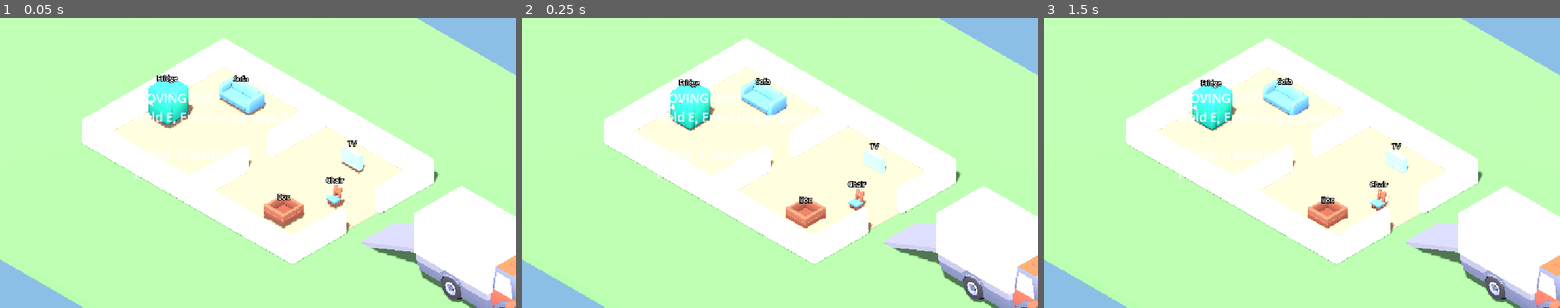
Above: before the commit, frames 1-3 (left to right).
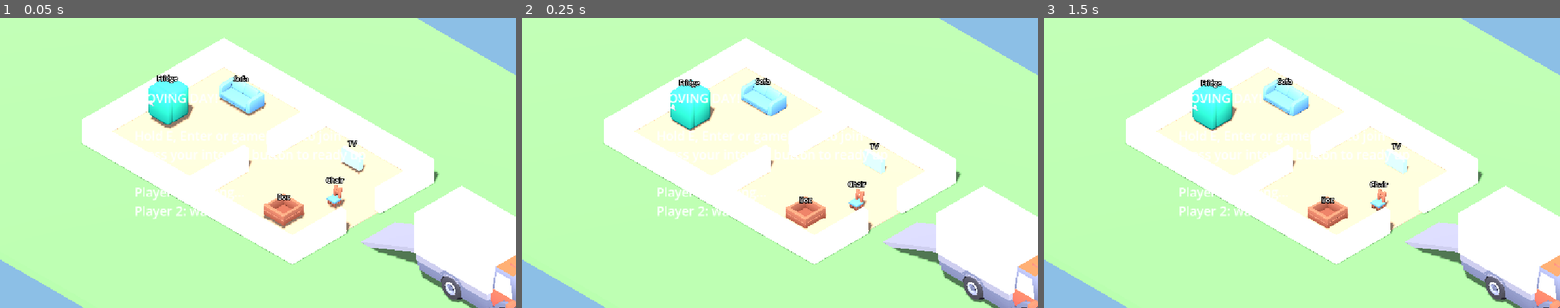
Above: after the commit, the same moments.

Repository: a-bagnall/MovingDay
Game: Godot game, scene res://scenes/levels/test_house.tscn
Same seed, same stepped clock (60 frames per second), same inputs: the game is played once before the commit and once after it.
Inputs:
- Up to frame 1 (0.05 s): no input
- Up to frame 2 (0.25 s): no input
- Up to frame 3 (1.5 s): tap Enter at 0.5 s; hold D 0.53-1.28 s; tap R at 0.6 s; tap Space at 1.25 s; hold S from 1.28 s (still down); tap E at 1.35 s

The runs differ from the first frame. In frame 1, 1.0% of the frame differs, in the area x 26-71%, y 32-70%; in frame 2, 1.0%; in frame 3, 1.0%.

Commit message:
feat(lobby): add ready check with free movement before the job starts

Diff:
--- a/scripts/characters/player.gd
+++ b/scripts/characters/player.gd
@@ -30,6 +30,8 @@
 ## Set each frame by the furniture being carried (1.0 = unencumbered).
 var speed_multiplier: float = 1.0
 var held_furniture: Furniture = null
+## False while in the lobby: players can move but not grab.
+var can_interact := true
 
 var _visual: Node3D
 var _source: int
@@ -121,7 +123,7 @@
 		_prev_input_dir = input_dir.normalized()
 
 	var interact_held := InputSetup.is_interact_pressed(_source)
-	if interact_held and not _interact_prev:
+	if interact_held and not _interact_prev and can_interact:
 		_interact()
 	_interact_prev = interact_held
 
--- a/scripts/contracts/delivery_zone.gd
+++ b/scripts/contracts/delivery_zone.gd
@@ -10,6 +10,8 @@
 @export var size: Vector3 = Vector3(3.0, 2.2, 4.5)
 
 var delivered_items: Array[Furniture] = []
+## False in the lobby: nothing counts as delivered.
+var active := true
 
 var _dwell: Dictionary[Furniture, float] = {}
 
@@ -29,6 +31,8 @@
 
 
 func _physics_process(delta: float) -> void:
+	if not active:
+		return
 	var dwell: Dictionary[Furniture, float] = {}
 	for body in get_overlapping_bodies():
 		var f := body as Furniture
--- a/scripts/furniture/furniture.gd
+++ b/scripts/furniture/furniture.gd
@@ -21,6 +21,8 @@
 var total_damage: float = 0.0
 var in_truck: bool = false
 var is_delivered: bool = false
+## False in the lobby so settling and nudges cost nothing.
+var damage_enabled: bool = true
 
 var _visual: Node3D
 var _grips := PackedVector3Array()
@@ -277,7 +279,7 @@
 # --- damage ---------------------------------------------------------------
 
 func _integrate_forces(state: PhysicsDirectBodyState3D) -> void:
-	if in_truck or _damage_cooldown > 0.0 or data == null:
+	if not damage_enabled or in_truck or _damage_cooldown > 0.0 or data == null:
 		return
 	var worst_dv := 0.0
 	for i in state.get_contact_count():
--- a/scripts/levels/test_house.gd
+++ b/scripts/levels/test_house.gd
@@ -24,24 +24,32 @@
 ## World x of the truck ramp's foot, just outside the east exit.
 const TRUCK_FOOT_X := 7.0
 
+## Spawn point per player id (index = id - 1).
+const PLAYER_SPAWNS := [Vector3(-3.0, 0.1, 2.5), Vector3(-2.0, 0.1, 2.5)]
+
 
 func _ready() -> void:
 	_build_environment()
 	_build_house()
 	var zone := _build_truck()
+	zone.active = false
 	add_child(IsoCamera.new())
 	var items := _spawn_furniture()
 
-	if InputSetup.assigned_count() >= InputSetup.MAX_PLAYERS:
-		_start_job(zone, items)
-		return
-	var join := JoinScreen.new()
-	join.all_joined.connect(_start_job.bind(zone, items))
-	add_child(join)
+	for player_id in range(1, InputSetup.assigned_count() + 1):
+		_spawn_player(player_id)
+	var lobby := Lobby.new()
+	lobby.player_joined.connect(_spawn_player)
+	lobby.started.connect(_start_job.bind(zone, items))
+	add_child(lobby)
 
 
 func _start_job(zone: DeliveryZone, items: Array[Furniture]) -> void:
-	_spawn_players()
+	for player: Player in get_tree().get_nodes_in_group("players"):
+		player.can_interact = true
+	for item in items:
+		item.damage_enabled = true
+	zone.active = true
 	var tracker := ContractTracker.new()
 	add_child(tracker)
 	tracker.setup(zone, items)
@@ -127,15 +135,14 @@
 
 # --- actors ---------------------------------------------------------------
 
-func _spawn_players() -> void:
-	var spawns := [Vector3(-3.0, 0.1, 2.5), Vector3(-2.0, 0.1, 2.5)]
-	for i in 2:
-		var p := Player.new()
-		p.player_id = i + 1
-		if PLAYER_MODELS.has(i + 1):
-			p.model_scene = load(PLAYER_MODELS[i + 1])
-		p.position = spawns[i]
-		add_child(p)
+func _spawn_player(player_id: int) -> void:
+	var p := Player.new()
+	p.player_id = player_id
+	p.can_interact = false
+	if PLAYER_MODELS.has(player_id):
+		p.model_scene = load(PLAYER_MODELS[player_id])
+	p.position = PLAYER_SPAWNS[player_id - 1]
+	add_child(p)
 
 
 func _spawn_furniture() -> Array[Furniture]:
@@ -166,6 +173,7 @@
 
 	var f := Furniture.new()
 	f.data = d
+	f.damage_enabled = false
 	if FURNITURE_MODELS.has(key):
 		f.model_scene = load(FURNITURE_MODELS[key])
 		f.model_scale = FURNITURE_MODEL_SCALE
--- a/scripts/ui/join_screen.gd
+++ /dev/null
@@ -1,51 +0,0 @@
-extends CanvasLayer
-class_name JoinScreen
-## Lets each input source (keyboard scheme or gamepad) claim a player number by
-## holding its interact button. Emits all_joined once every slot is taken.
-
-signal all_joined
-
-const HOLD_TIME := 0.8
-
-var _held: Dictionary[int, float] = {}
-var _label: Label
-
-
-func _ready() -> void:
-	_label = Label.new()
-	_label.position = Vector2(300, 160)
-	_label.add_theme_font_size_override("font_size", 28)
-	add_child(_label)
-
-
-func _process(delta: float) -> void:
-	for source in InputSetup.available_sources():
-		if InputSetup.assigned_count() >= InputSetup.MAX_PLAYERS:
-			break
-		if InputSetup.is_assigned(source):
-			continue
-		if InputSetup.is_interact_pressed(source):
-			var held: float = _held.get(source, 0.0) + delta
-			_held[source] = held
-			if held >= HOLD_TIME:
-				InputSetup.assign(source)
-				_held.erase(source)
-		else:
-			_held.erase(source)
-
-	_update_text()
-	if InputSetup.assigned_count() >= InputSetup.MAX_PLAYERS:
-		all_joined.emit()
-		queue_free()
-
-
-func _update_text() -> void:
-	var lines := PackedStringArray(["MOVING DAY!", "Hold E, Enter or gamepad A to join", ""])
-	for player_id in range(1, InputSetup.MAX_PLAYERS + 1):
-		if player_id <= InputSetup.assigned_count():
-			lines.append("Player %d: %s" % [player_id, InputSetup.describe(InputSetup.source_of(player_id))])
-		else:
-			lines.append("Player %d: waiting..." % player_id)
-	for source in _held:
-		lines.append("Joining: %s %d%%" % [InputSetup.describe(source), roundi(_held[source] / HOLD_TIME * 100.0)])
-	_label.text = "\n".join(lines)
--- /dev/null
+++ b/scripts/ui/lobby.gd
@@ -0,0 +1,97 @@
+extends CanvasLayer
+class_name Lobby
+## Pre-job lobby. Input sources (keyboard scheme or gamepad) join by holding
+## interact and the level spawns that player; each joined player then presses
+## interact to toggle ready. Once everyone is ready a countdown runs, and at
+## zero `started` fires. Un-readying cancels the countdown.
+
+signal player_joined(player_id: int)
+signal started
+
+const HOLD_TIME := 0.8
+const COUNTDOWN_TIME := 5.0
+
+var _held: Dictionary[int, float] = {}
+var _was_pressed: Dictionary[int, bool] = {}
+var _ready_flags: Array[bool] = []
+var _countdown := -1.0
+var _label: Label
+
+
+func _ready() -> void:
+	_ready_flags.resize(InputSetup.MAX_PLAYERS)
+	for player_id in range(1, InputSetup.assigned_count() + 1):
+		var source := InputSetup.source_of(player_id)
+		_was_pressed[source] = InputSetup.is_interact_pressed(source)
+
+	_label = Label.new()
+	_label.position = Vector2(300, 160)
+	_label.add_theme_font_size_override("font_size", 28)
+	add_child(_label)
+
+
+func _process(delta: float) -> void:
+	_poll_joins(delta)
+	_poll_ready()
+	_update_countdown(delta)
+	_update_text()
+
+
+func _poll_joins(delta: float) -> void:
+	for source in InputSetup.available_sources():
+		if InputSetup.assigned_count() >= InputSetup.MAX_PLAYERS:
+			return
+		if InputSetup.is_assigned(source):
+			continue
+		if InputSetup.is_interact_pressed(source):
+			var held: float = _held.get(source, 0.0) + delta
+			_held[source] = held
+			if held >= HOLD_TIME:
+				_held.erase(source)
+				InputSetup.assign(source)
+				# The join hold must not count as the first ready press.
+				_was_pressed[source] = true
+				player_joined.emit(InputSetup.assigned_count())
+		else:
+			_held.erase(source)
+
+
+func _poll_ready() -> void:
+	for player_id in range(1, InputSetup.assigned_count() + 1):
+		var source := InputSetup.source_of(player_id)
+		var pressed := InputSetup.is_interact_pressed(source)
+		if pressed and not _was_pressed.get(source, false):
+			_ready_flags[player_id - 1] = not _ready_flags[player_id - 1]
+		_was_pressed[source] = pressed
+
+
+func _update_countdown(delta: float) -> void:
+	if _ready_flags.has(false):
+		_countdown = -1.0
+		return
+	if _countdown < 0.0:
+		_countdown = COUNTDOWN_TIME
+	_countdown -= delta
+	if _countdown <= 0.0:
+		started.emit()
+		queue_free()
+
+
+func _update_text() -> void:
+	var lines := PackedStringArray(["MOVING DAY!", ""])
+	if InputSetup.assigned_count() < InputSetup.MAX_PLAYERS:
+		lines.append("Hold E, Enter or gamepad A to join")
+	lines.append("Press your interact button to ready up")
+	lines.append("")
+	for player_id in range(1, InputSetup.MAX_PLAYERS + 1):
+		if player_id <= InputSetup.assigned_count():
+			var state := "READY" if _ready_flags[player_id - 1] else "not ready"
+			lines.append("Player %d: %s - %s" % [player_id, InputSetup.describe(InputSetup.source_of(player_id)), state])
+		else:
+			lines.append("Player %d: waiting..." % player_id)
+	for source in _held:
+		lines.append("Joining: %s %d%%" % [InputSetup.describe(source), roundi(_held[source] / HOLD_TIME * 100.0)])
+	if _countdown >= 0.0:
+		lines.append("")
+		lines.append("Starting in %d" % ceili(_countdown))
+	_label.text = "\n".join(lines)
Renamed: scripts/ui/join_screen.gd.uid -> scripts/ui/lobby.gd.uid
